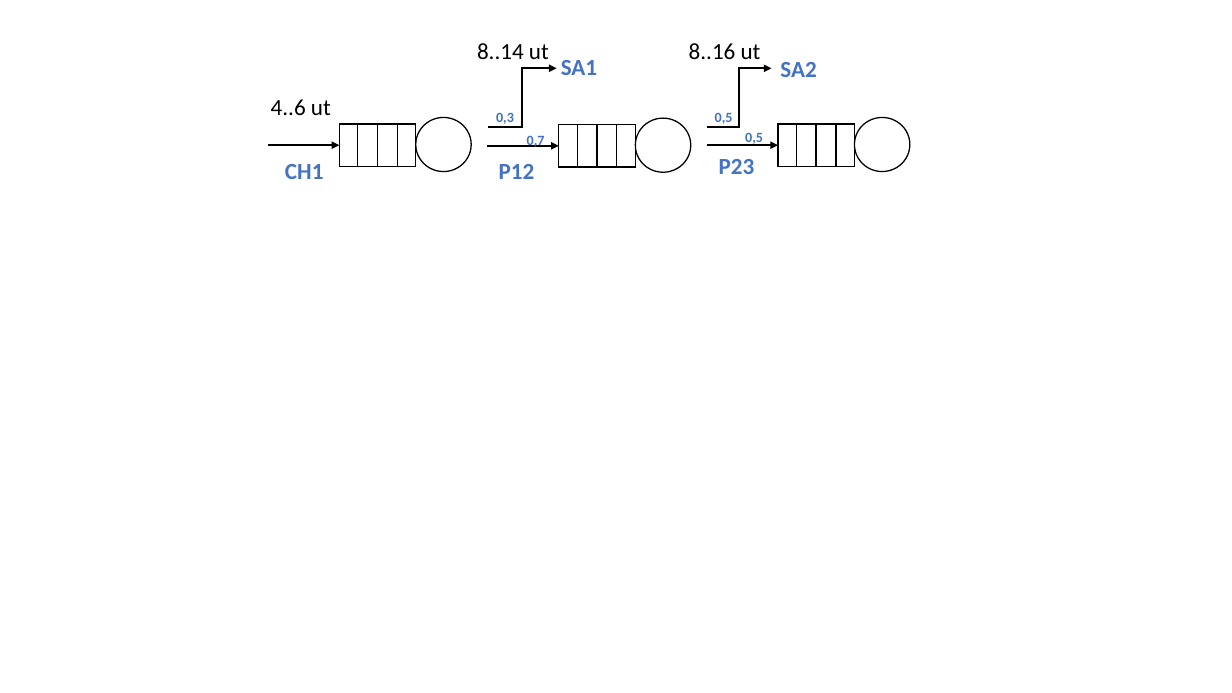
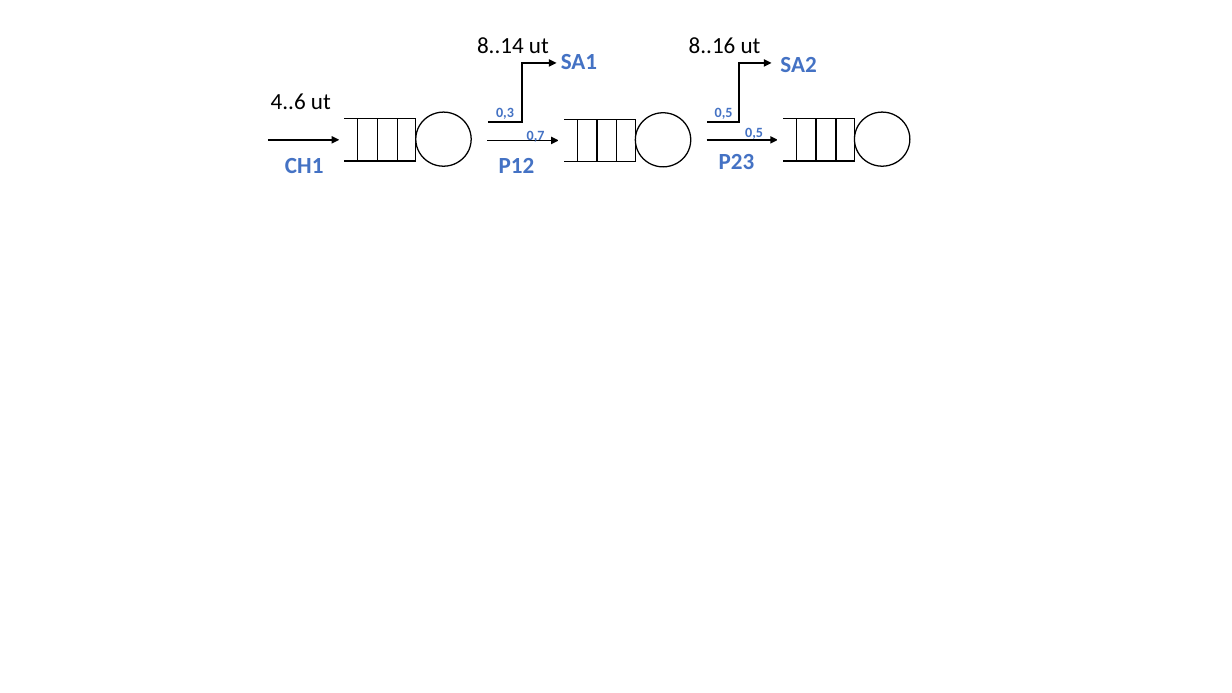
Before and after one commit to andrebotelhof/SimulacaoT1, a slide deck: slide 1 of Apresentação1.pptx. Drawn at 1232x693 pixels with LibreOffice and Linux fonts; fonts in the diff are those of the drawing. Boxes give left, top, right and bottom in pixels: in the first picture for what was removed or moved away, otherwise in the second. Text is boxed around its words. In the diff, an @@ line names an element or a change of style, - is before the commit and + after.

```diff
--- a/Apresentação1.pptx
+++ b/Apresentação1.pptx
@@ 12 texts, 6 rectangles, 3 arrows, 3 lines, 3 ellipses, 2 elbow arrows: place and size @@
-12 texts, 6 rectangles, 3 arrows, 3 lines, 3 ellipses, 2 elbow arrows at (268, 43, 910, 179)
+12 texts, 6 rectangles, 3 arrows, 3 lines, 3 ellipses, 2 elbow arrows at (268, 37, 910, 173)
@@ rectangle added at (339, 113, 344, 167), fill #FFFFFF, outline #FFFFFF 1 pt @@
@@ rectangle added at (559, 116, 564, 170), fill #FFFFFF, outline #FFFFFF 1 pt @@
@@ rectangle added at (778, 117, 783, 172), fill #FFFFFF, outline #FFFFFF 1 pt @@
```
Also in this commit, not shown: 8 other files.
